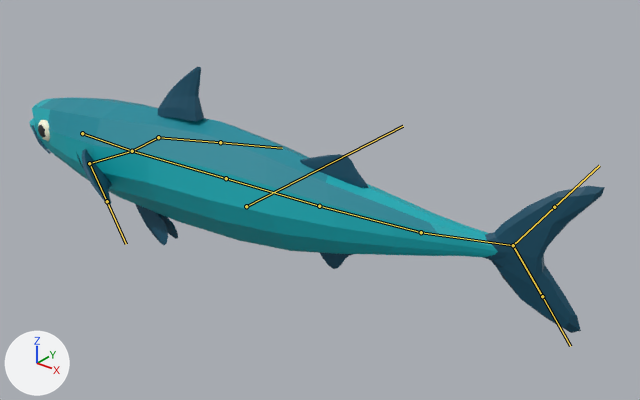
What one commit did to the FBX model Assets/Models/Fishes/qingyu_swim.fbx.
Rendered twice from a 50 mm camera at (1.549, -1.657, 1.069) aimed at (0.085, 0.173, -0.065). The lights are fixed; the arrows at lower left show +X, +Y and +Z. Both versions are drawn at frame 16 of the action 'Scene'; the numbers are the values there. The bones that bend it are drawn over the model as lines.

Objects in the first picture: 'body.003'.
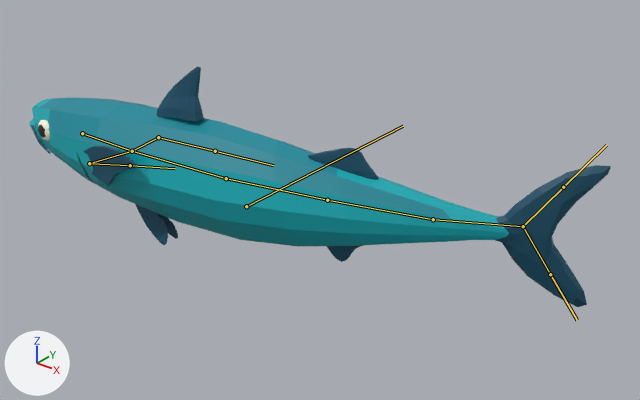
Boxes [x1, y1, x2, y2] around the edits, measured in the pictures (640 x 400 px):
'body.003', posed (10% shorter): before [29, 67, 605, 333]; after [29, 67, 611, 307]
bone 'spine03', root to tip: before (226, 178) to (319, 206); after (226, 178) to (327, 200)
bone 'RightWing', root to tip: before (158, 137) to (220, 142); after (158, 137) to (215, 151)
bone 'LeftWing', root to tip: before (89, 163) to (107, 201); after (89, 163) to (130, 165)

What the commit changed:
Bone 'spine03' (bone_spine03) turns from (0, 3, -2) to (1, 3, 6) degrees about its own x, y and z.
Bone 'RightWing' (bone_rightwing) turns from (-10, -11, 27) to (-10, 0, 8) degrees about its own x, y and z.
Bone 'LeftWing' (bone_leftwing) turns from (-20, 35, -28) to (9, -1, 8) degrees about its own x, y and z.
